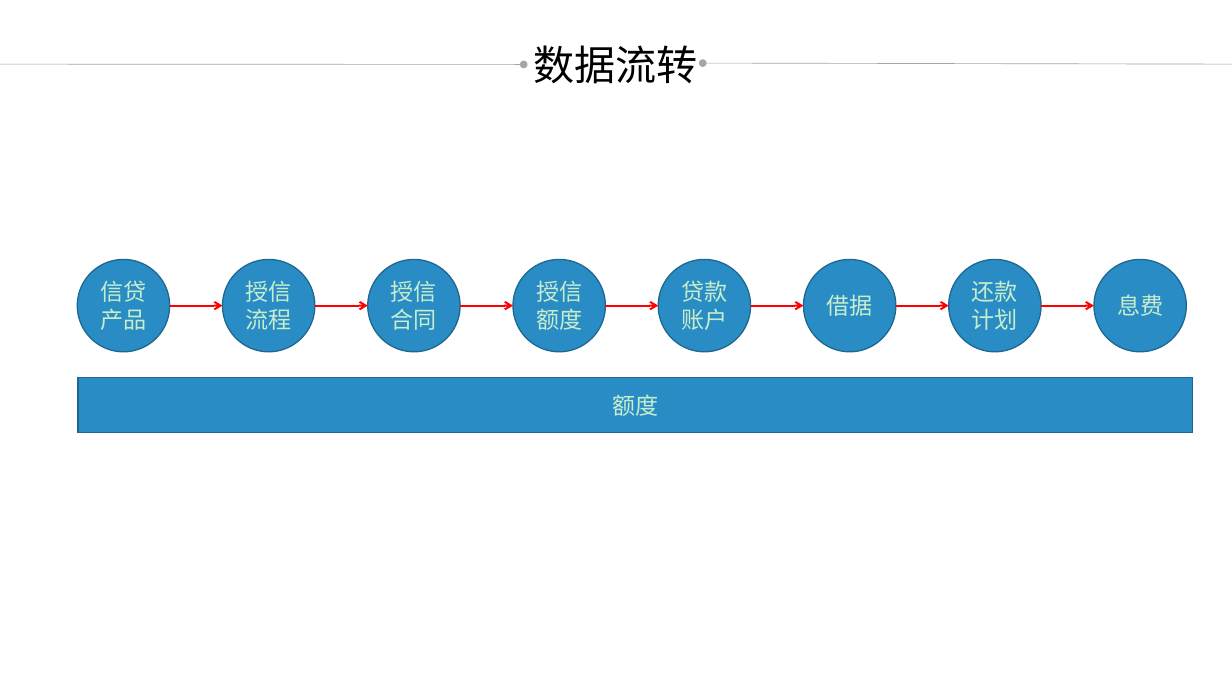
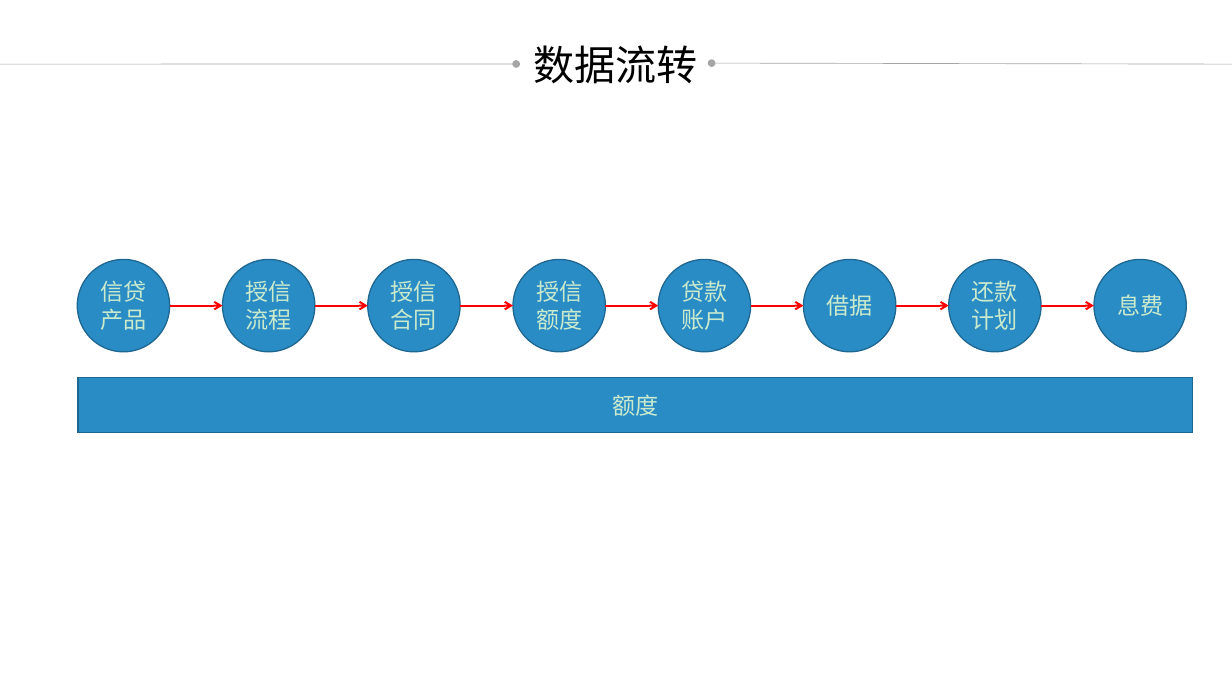
Before and after one commit to credit-loan-dev/credit-loan, a slide deck: slide 3 of design/doc/2018-09-20草稿.pptx. Drawn at 1232x693 pixels with LibreOffice and Linux fonts; fonts in the diff are those of the drawing. Boxes give left, top, right and bottom in pixels: in the first picture for what was removed or moved away, otherwise in the second. Text is boxed around its words. In the diff, an @@ line names an element or a change of style, - is before the commit and + after.

```diff
--- a/design/doc/2018-09-20草稿.pptx
+++ b/design/doc/2018-09-20草稿.pptx
@@ background #C7EDCC to #CAEACE @@
@@ arrow moved from (0, 64) - (524, 65) to (0, 64) - (517, 64) @@
@@ arrow (0, 64) - (517, 64): stroke #54C863 0.5 pt to #5DBF69 0.5 pt @@
@@ arrow moved from (703, 63) - (1232, 64) to (712, 63) - (1232, 64) @@
@@ arrow (712, 63) - (1232, 64): stroke #54C863 0.5 pt to #5DBF69 0.5 pt @@
```
Also in this commit, not shown: 6 other slides changed, 6 slides added, 18 slides removed, 4 other files.
